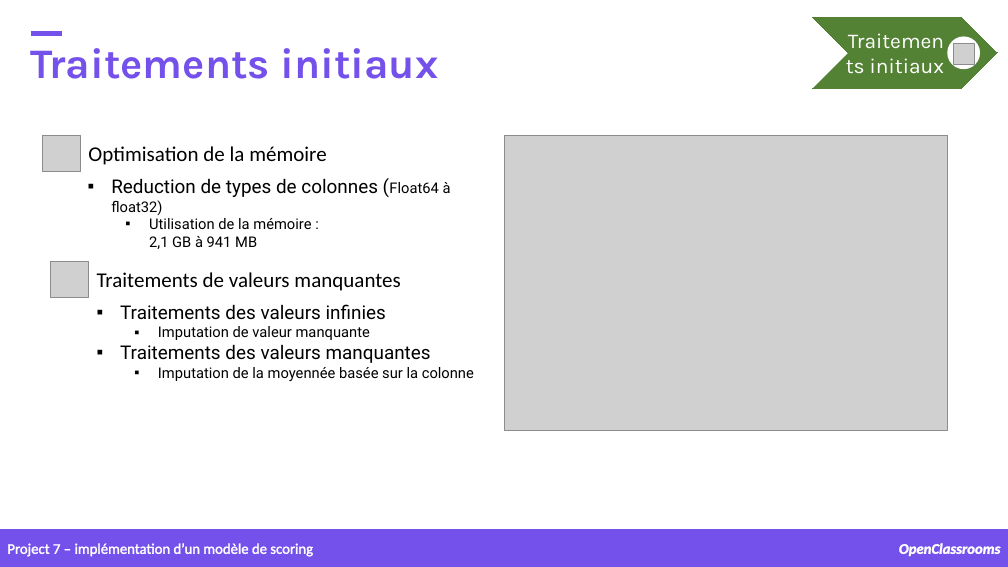
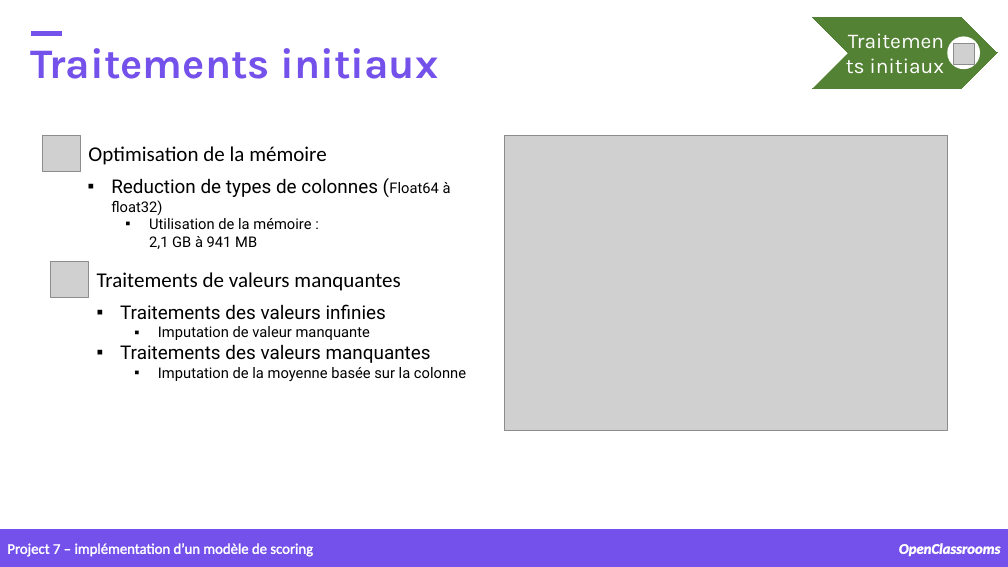
Before and after one commit to samirhinojosa/OC-P7-IMPLEMENT-A-SCORING-MODEL, a slide deck: slide 12 of supports/P7_presentation_final.pptx. Drawn at 1008x567 pixels with LibreOffice and Linux fonts; fonts in the diff are those of the drawing; grey boxes stand for pictures; background and template pictures are left out. Boxes give left, top, right and bottom in pixels: in the first picture for what was removed or moved away, otherwise in the second. Text is boxed around its words. In the diff, an @@ line names an element or a change of style, - is before the commit and + after.

```diff
--- a/supports/P7_presentation_final.pptx
+++ b/supports/P7_presentation_final.pptx
@@ text at (158, 367, 466, 381): text changed @@
-  ▪ Imputation de la moyennée basée sur la colonne
+  ▪ Imputation de la moyenne basée sur la colonne
```
Also in this commit, not shown: 4 other slides changed, 1 other file.
